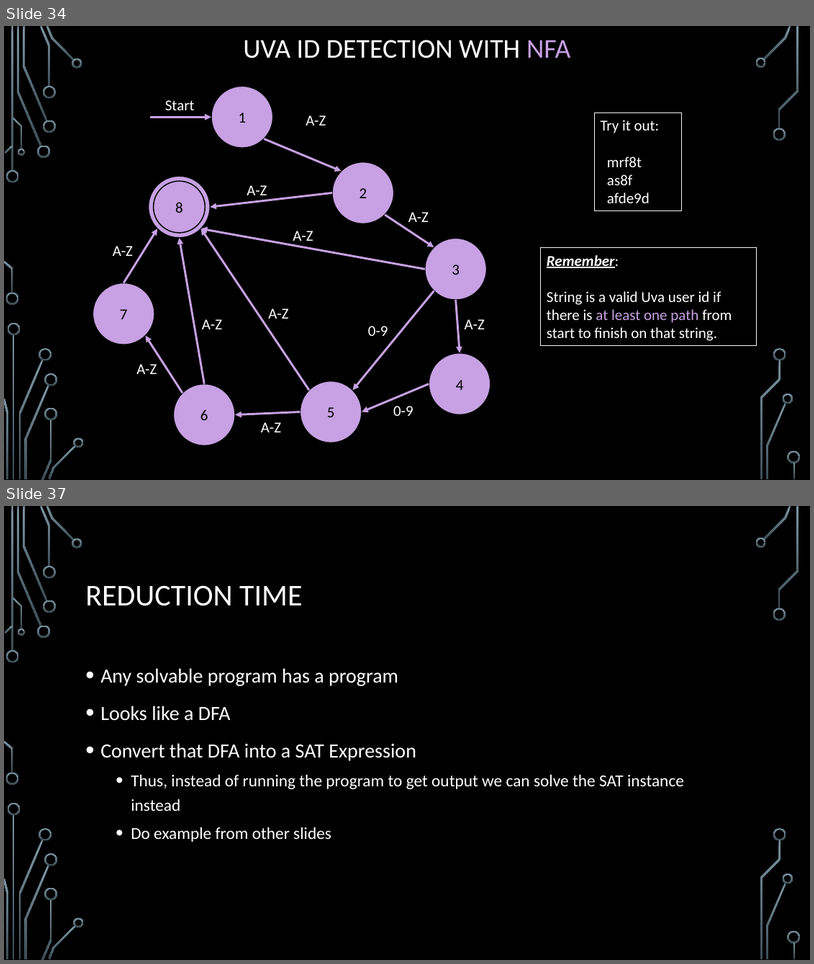
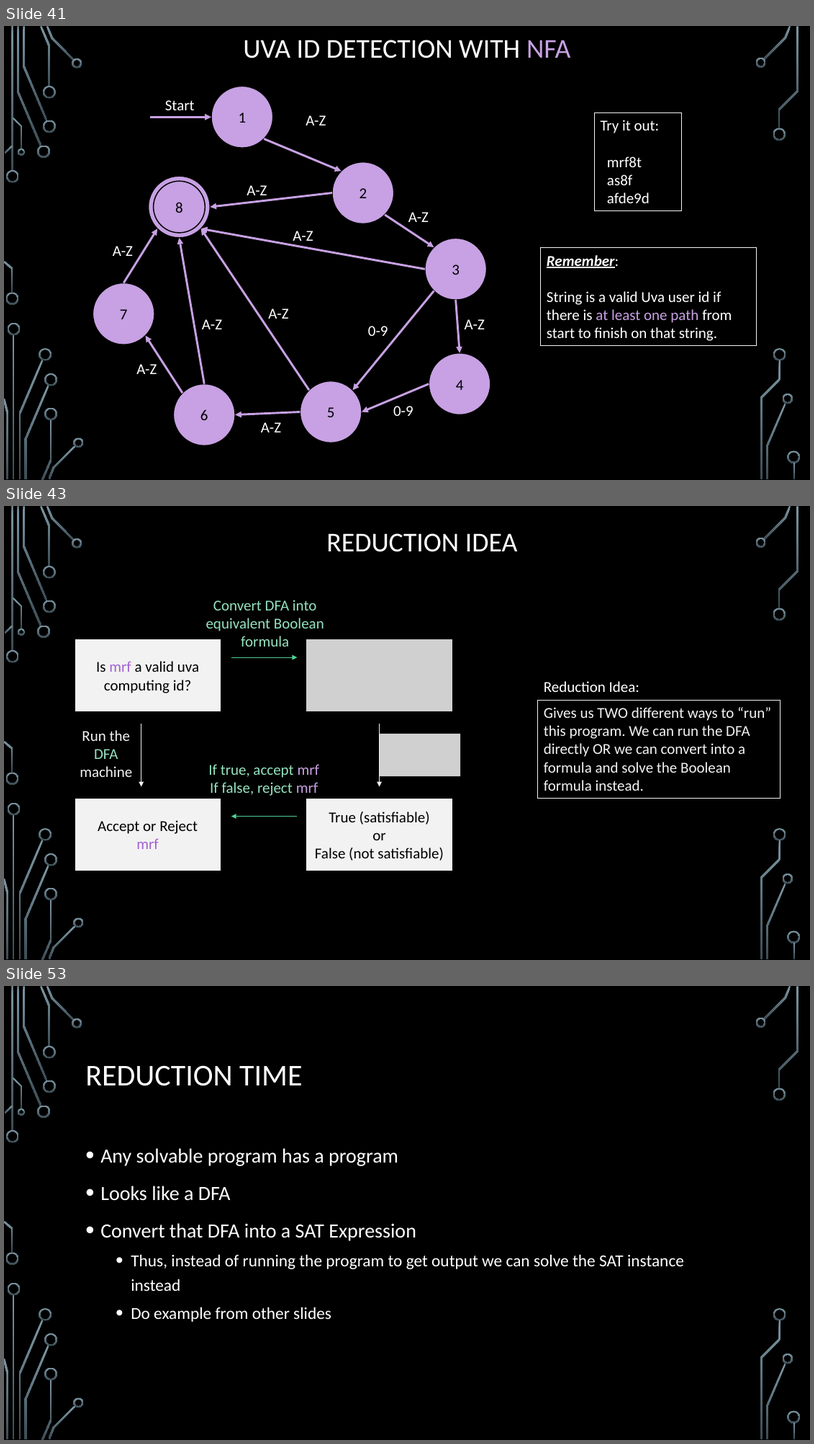
Before and after one commit to markfloryan/dsa2, a slide deck: slides/06-3-Hardness.pptx. Shown one above the other, each under a label of ours: slides 34 and 37 before the commit, slides 41, 43 and 53 after it; the slides between them are not shown. The pictures are 814x964 and 814x1444 pixels, drawn with LibreOffice and Linux fonts; fonts in the diff are those of the drawing; grey boxes stand for pictures; background and template pictures are left out. Boxes give left, top, right and bottom in pixels: in the first picture for what was removed or moved away, otherwise in the second. Text is boxed around its words. In the diff, an @@ line names an element or a change of style, - is before the commit and + after.

```diff
--- a/slides/06-3-Hardness.pptx
+++ b/slides/06-3-Hardness.pptx
@@ slide 43 added at <box>4,506,810,960</box>, background picture (left out); not listed: 36 template elements that a slide beside it also shows @@
@@ title added at <box>327,533,518,552</box>, 32.4 pt, text #FFFFFF @@
+REDUCTION IDEA
@@ text added at <box>544,681,640,692</box>, 18 pt, text #FFFFFF @@
+Reduction Idea:
@@ rectangle added at <box>538,700,782,798</box>, outline #F2F2F2 0.75 pt, 18 pt, text #F2F2F2 @@
+Gives us TWO different ways to “run” this program. We can run the DFA directly OR we can convert into a formula and solve the Boolean formula instead.
@@ group added at <box>75,600,460,871</box>: 4 arrows, 3 rectangles, 3 texts, 2 pictures @@
+Is mrf a valid uva computing id?
+Convert DFA into equivalent Boolean formula
+True (satisfiable)
+or
+False (not satisfiable)
+Accept or Reject
+mrf
+If true, accept mrf
+If false, reject mrf
+Run the DFA machine
@@ what was slide 34 is now slide 41 @@
@@ what was slide 37 is now slide 53 @@
```
Also in this commit, not shown: 4 slides changed, 15 other slides added, 3 other files.
